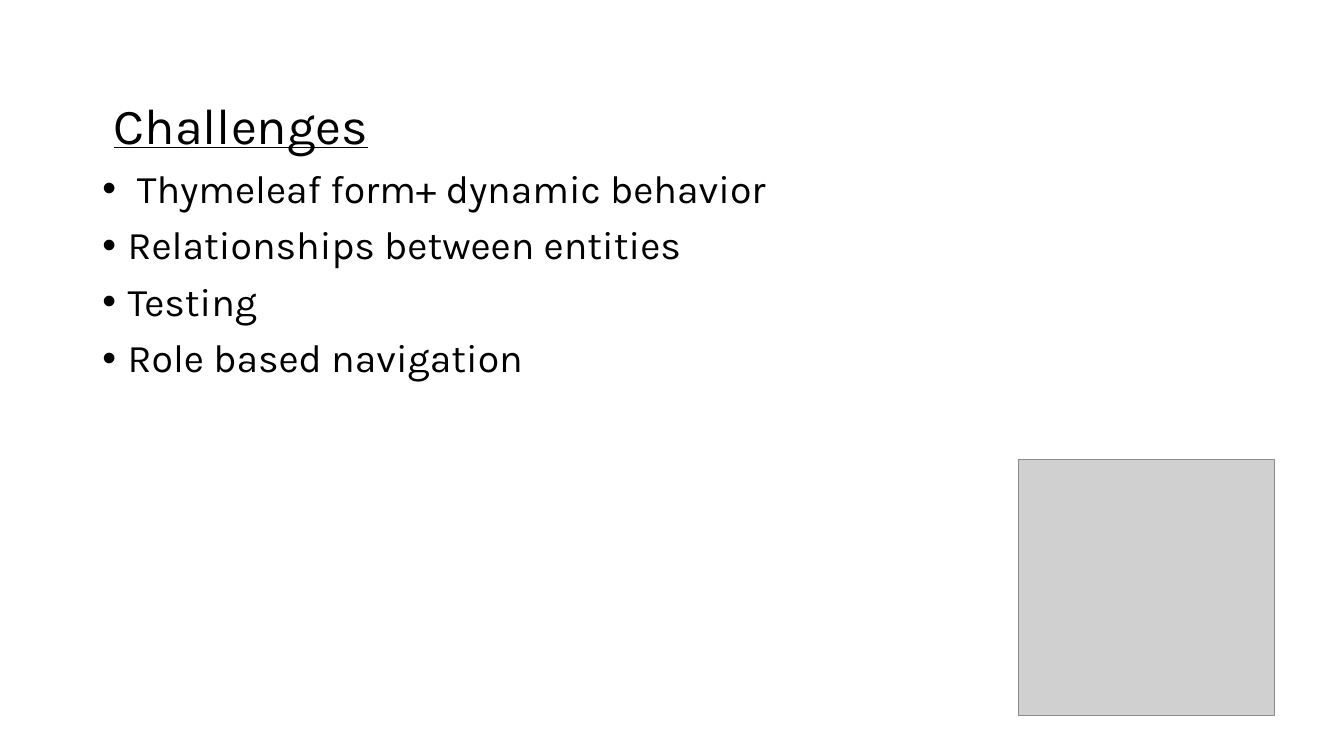
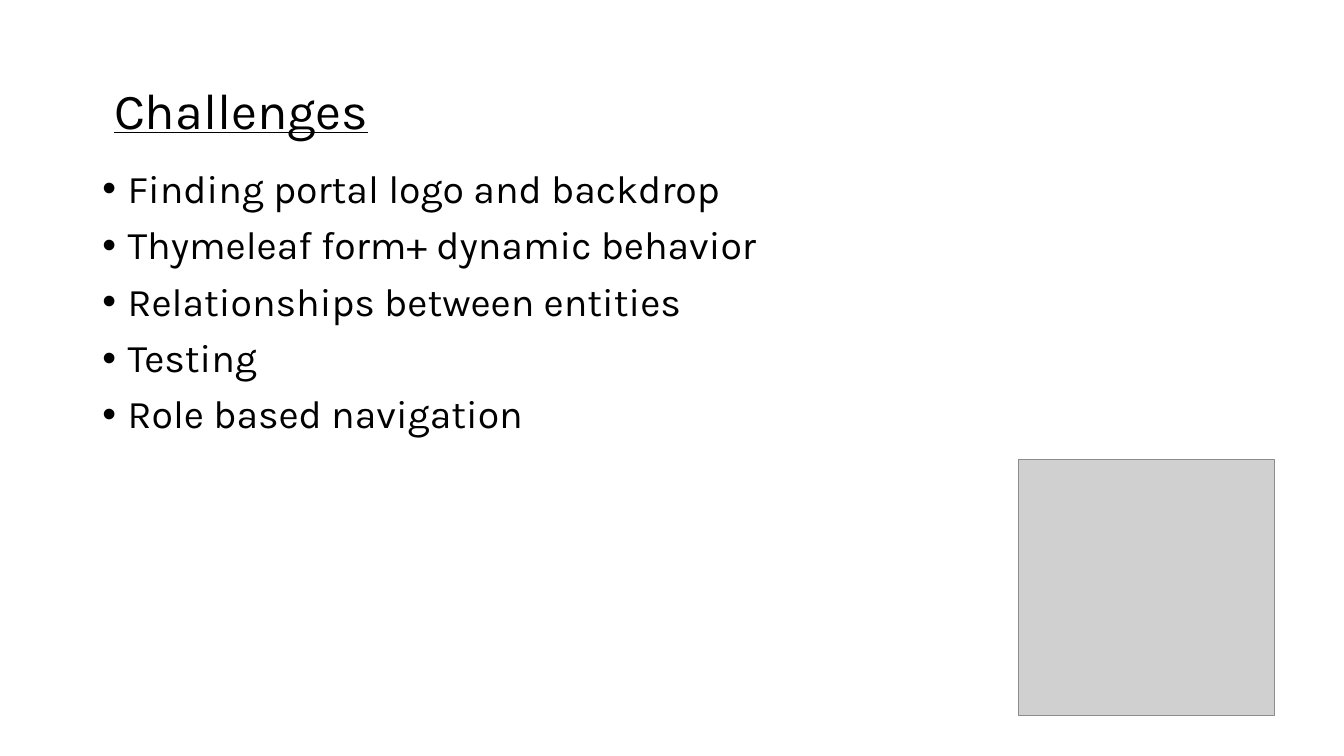
Before and after one commit to smaggo/careconnect, a slide deck: slide 13 of doc/presentation/Care Connect.pptx. Drawn at 1344x756 pixels with LibreOffice and Linux fonts; fonts in the diff are those of the drawing; grey boxes stand for pictures. Boxes give left, top, right and bottom in pixels: in the first picture for what was removed or moved away, otherwise in the second. Text is boxed around its words. In the diff, an @@ line names an element or a change of style, - is before the commit and + after.

Commit message:
changes

```diff
--- a/doc/presentation/Care Connect.pptx
+++ b/doc/presentation/Care Connect.pptx
@@ title "Challenges": place and size @@
-title "Challenges" at (114,109,368,157)
+title "Challenges" at (114,94,368,142)
@@ text at (128,176,720,213): paragraph added @@
+• Finding portal logo and backdrop
```
Also in this commit, not shown: 1 slide added.
